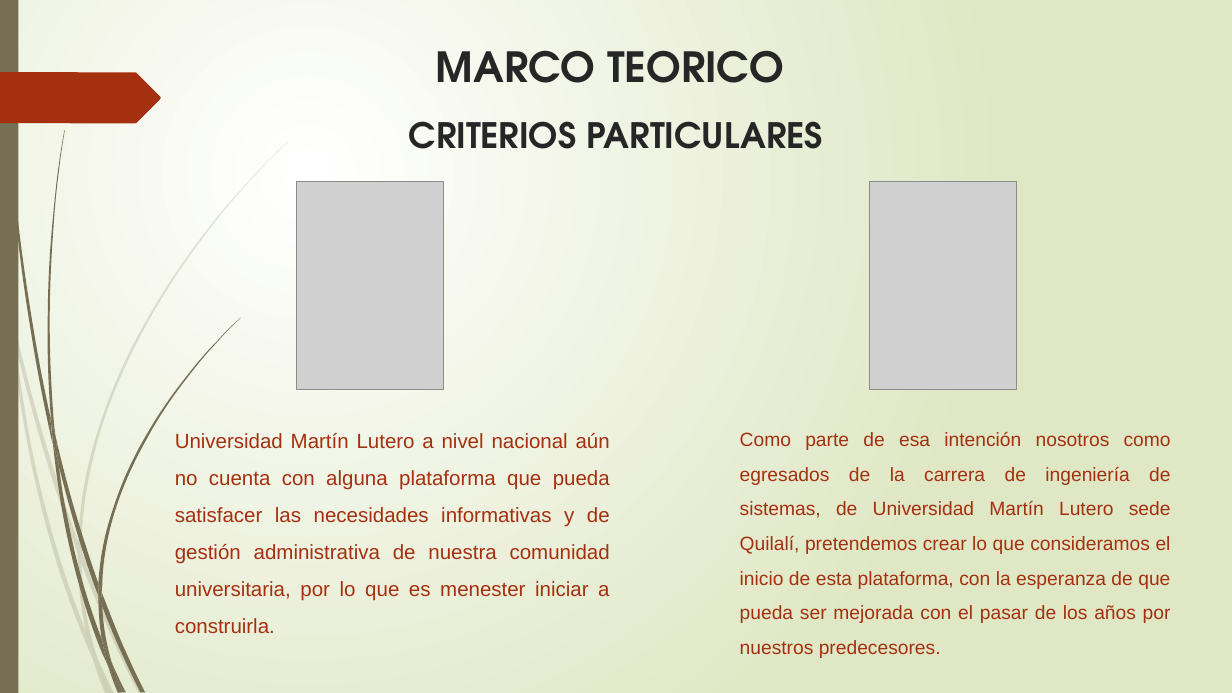
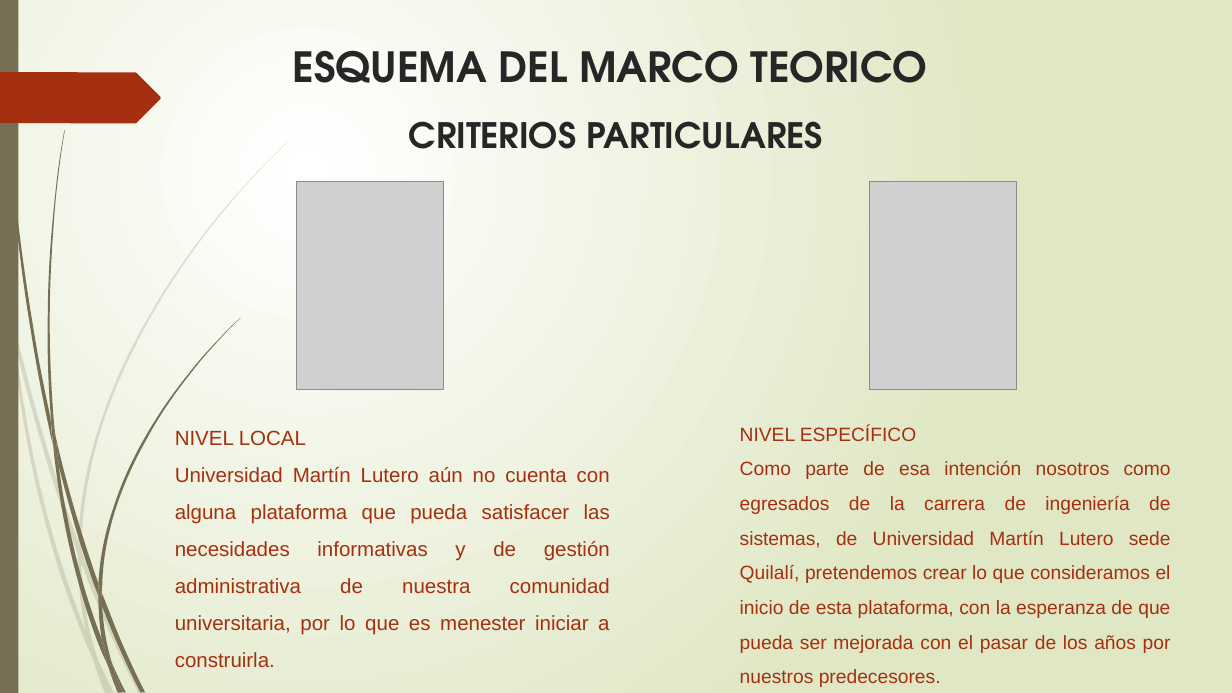
Before and after one commit to francha23/sistema-de-notas, a slide deck: slide 11 of Presentacion/El principio de la sabiduría es el temor.pptx. Drawn at 1232x693 pixels with LibreOffice and Linux fonts; fonts in the diff are those of the drawing; grey boxes stand for pictures. Boxes give left, top, right and bottom in pixels: in the first picture for what was removed or moved away, otherwise in the second. Text is boxed around its words. In the diff, an @@ line names an element or a change of style, - is before the commit and + after.

```diff
--- a/Presentacion/El principio de la sabiduría es el temor.pptx
+++ b/Presentacion/El principio de la sabiduría es el temor.pptx
@@ title at [293, 50, 928, 83]: text changed @@
-MARCO TEORICO
+ESQUEMA DEL MARCO TEORICO
@@ text at [175, 430, 610, 667]: text changed @@
-Universidad Martín Lutero a nivel nacional aún no cuenta con alguna plataforma que pueda satisfacer las necesidades informativas y de gestión administrativa de nuestra comunidad universitaria, por lo que es menester iniciar a construirla.
+NIVEL LOCAL
+Universidad Martín Lutero aún no cuenta con alguna plataforma que pueda satisfacer las necesidades informativas y de gestión administrativa de nuestra comunidad universitaria, por lo que es menester iniciar a construirla.
@@ text at [740, 426, 916, 441]: paragraph added @@
+NIVEL ESPECÍFICO
```
Also in this commit, not shown: 6 other slides changed, 2 slides added.
